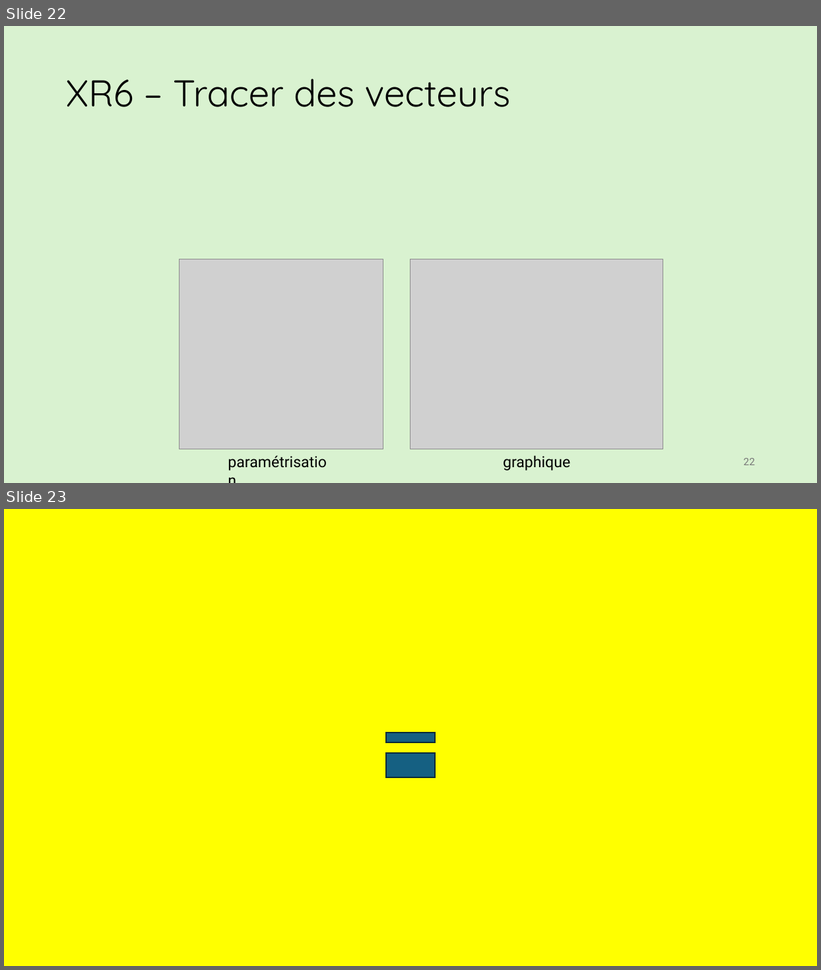
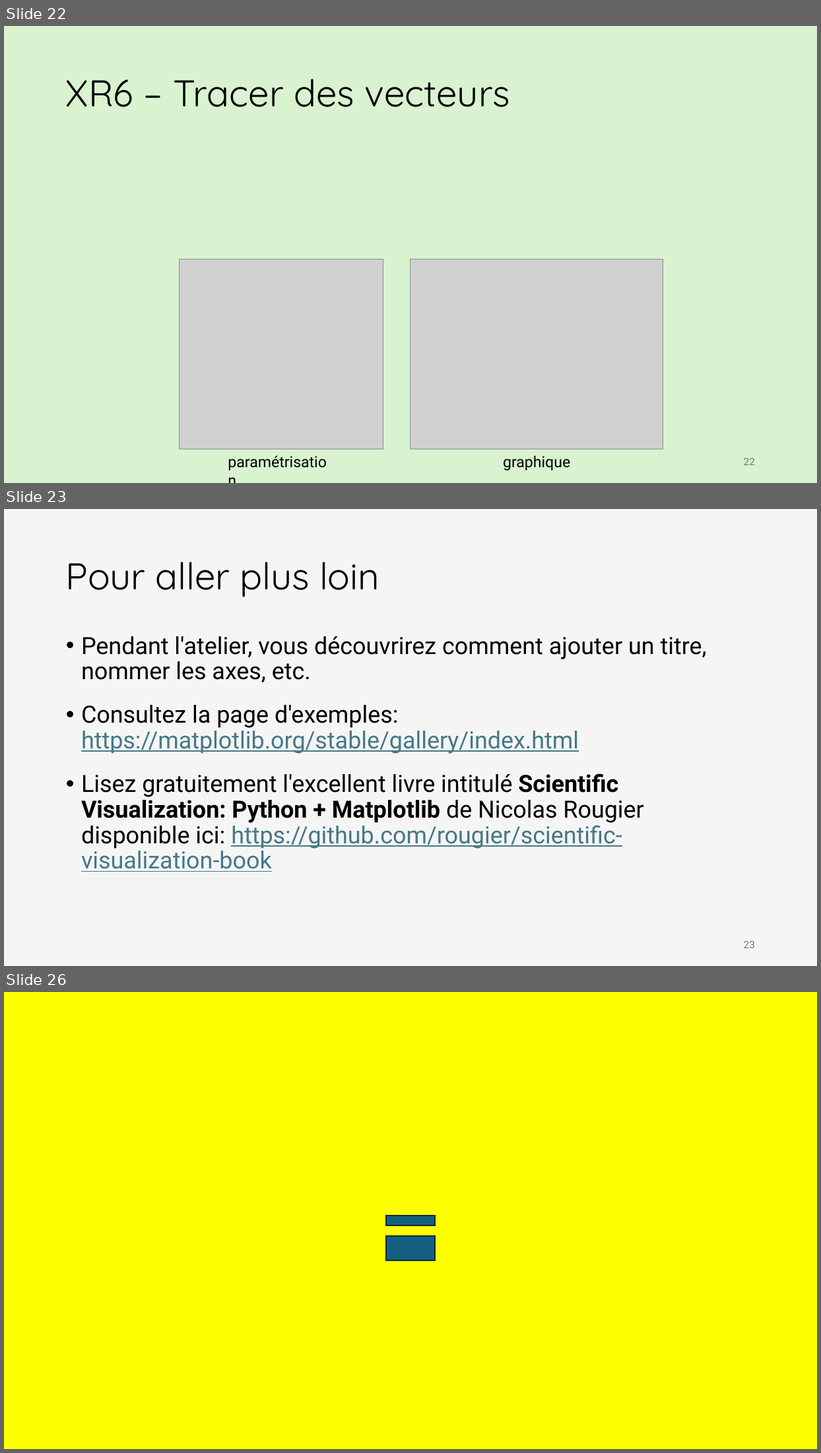
Before and after one commit to iannickgagnon/sagedays_iannick_2026, a slide deck: python_2/presentation_python_2.pptx. Shown one above the other, each under a label of ours: slides 22 and 23 before the commit, slides 22, 23 and 26 after it; the slides between them are not shown. The pictures are 821x970 and 821x1453 pixels, drawn with LibreOffice and Linux fonts; fonts in the diff are those of the drawing; grey boxes stand for pictures. Boxes give left, top, right and bottom in pixels: in the first picture for what was removed or moved away, otherwise in the second. Text is boxed around its words. In the diff, an @@ line names an element or a change of style, - is before the commit and + after.

Commit message:
Add files via upload
feat: Add python_2 presentation slide no.25

```diff
--- a/python_2/presentation_python_2.pptx
+++ b/python_2/presentation_python_2.pptx
@@ slide 23 added at (4, 509, 817, 966), background #F5F5F5 @@
@@ title added at (66, 562, 380, 597), 44 pt, text #000000 @@
+Pour aller plus loin
@@ text added at (81, 636, 707, 872), 28 pt, text #000000 @@
+• Pendant l'atelier, vous découvrirez comment ajouter un titre, nommer les axes, etc.
+• Consultez la page d'exemples: https://matplotlib.org/stable/gallery/index.html
+• Lisez gratuitement l'excellent livre intitulé Scientific Visualization: Python + Matplotlib de Nicolas Rougier disponible ici: https://github.com/rougier/scientific-visualization-book
@@ page number added at (744, 941, 755, 949), 12 pt, text #797979 @@
+23
@@ what was slide 23 is now slide 26 @@
```
Also in this commit, not shown: 2 other slides added.
